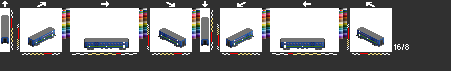
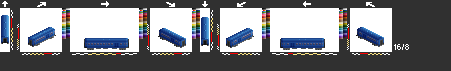
Comparing the layer stacks of the two (451, 71) images. Changes:
showed "fr_bd", painted on it over [1, 15, 384, 50]
hid "bdk1" over [1, 15, 384, 48]
hid "bd", painted on it over [1, 15, 384, 50]
